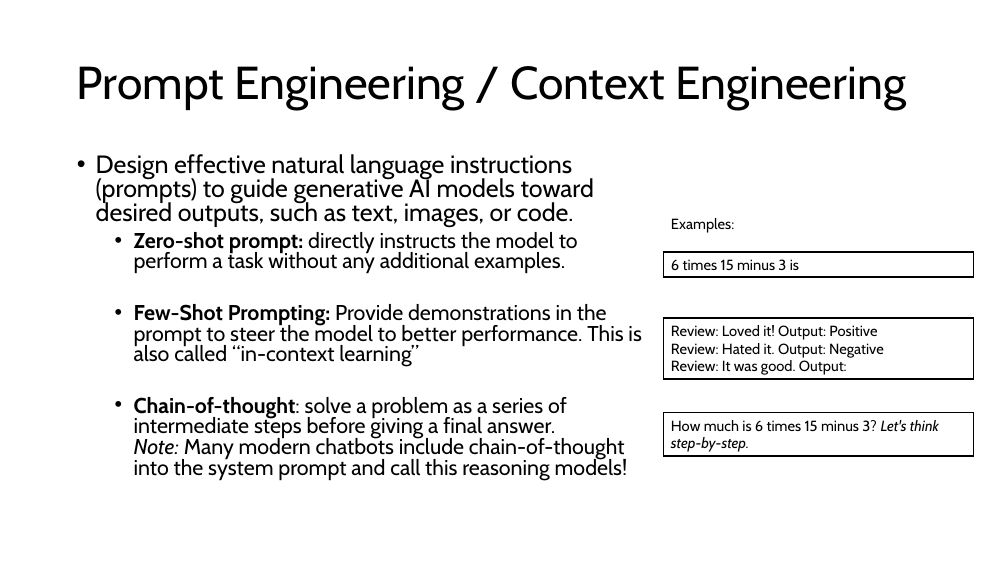
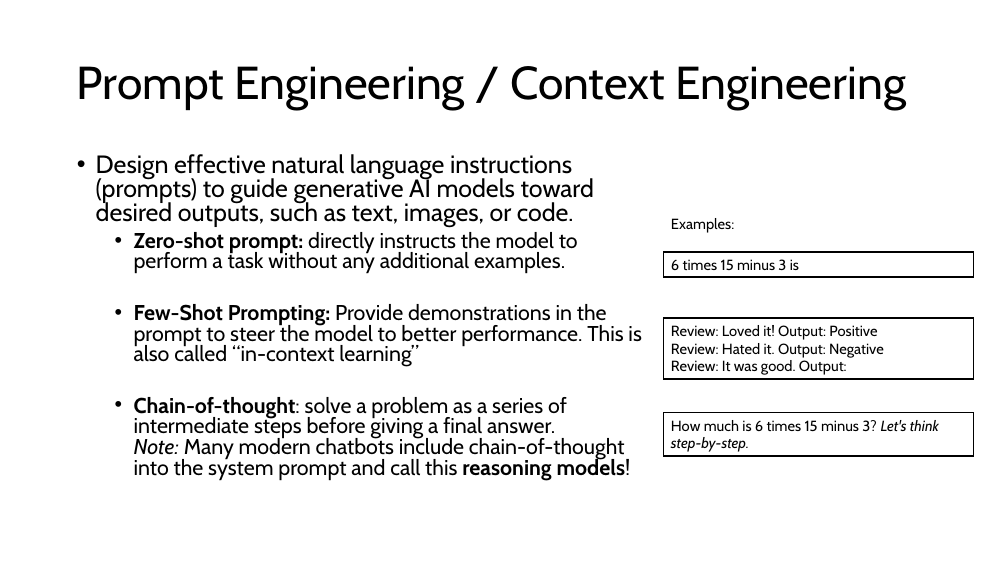
Before and after one commit to mhahsler/CS7320-AI, a slide deck: slide 9 of slides/07_LLM_discussion.pptx (slide 8 before the commit). Drawn at 1008x567 pixels with LibreOffice and Linux fonts; fonts in the diff are those of the drawing. Boxes give left, top, right and bottom in pixels: in the first picture for what was removed or moved away, otherwise in the second. Text is boxed around its words. In the diff, an @@ line names an element or a change of style, - is before the commit and + after.

```diff
--- a/slides/07_LLM_discussion.pptx
+++ b/slides/07_LLM_discussion.pptx
@@ text at bbox=[134, 397, 631, 480]: bold on in "reasoning models!" @@
```
Also in this commit, not shown: 6 other slides changed, 1 slide added.
